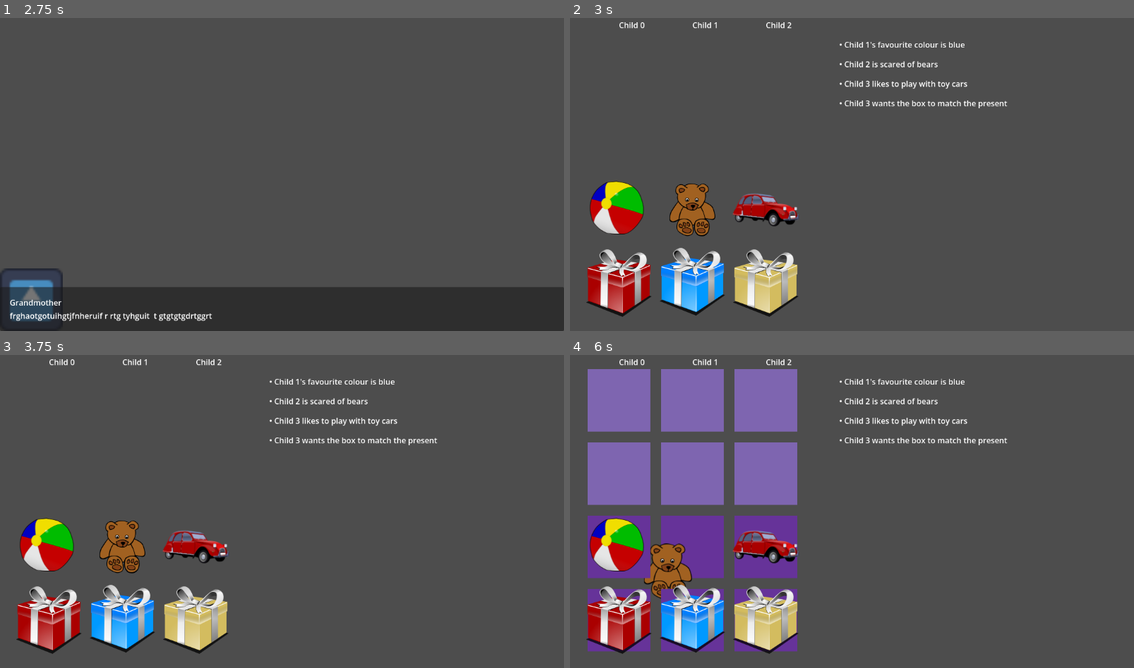
Above: before the commit, frames 1-4 (two rows, left to right).
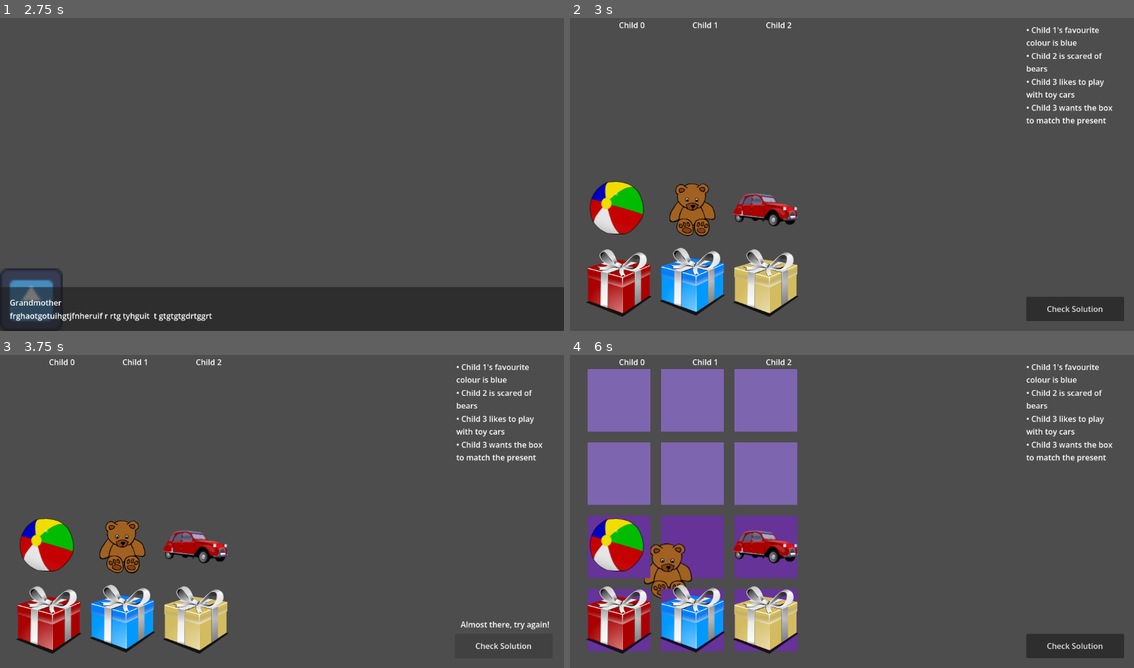
Above: after the commit, the same moments.

Repository: irisistible/ENG287-Project
Game: Godot game, scene res://Scenes/MainMenu.tscn
Same seed, same stepped clock (60 frames per second), same inputs: the game is played once before the commit and once after it. The engine's default icon, where the game draws it, is replaced by a stand-in: a white triangle on a blue panel in a dark square.
Inputs (mouse positions are in pixels of both pictures, inside the frame that each line leads up to):
- Up to frame 1 (2.75 s): click "Start Game" at 0.5 s; tap Enter at 1.25 s; move the mouse to (406, 155) at 1.27 s; press the mouse at (406, 155) at 1.28 s; release the mouse at (406, 155) at 2 s; tap Space at 2 s; drag from (169, 187) to (253, 237) at 2.02 s
- Up to frame 2 (3 s): tap Enter at 2.75 s; move the mouse to (908, 102) at 2.77 s; press the mouse at (908, 102) at 2.78 s
- Up to frame 3 (3.75 s): release the mouse at (338, 439) at 3.5 s; click (507, 646) at 3.5 s, where only the run after the commit has a clickable "Check Solution"
- Up to frame 4 (6 s): click (1077, 646) at 4.25 s, where only the run after the commit has a clickable "Check Solution"; click (1077, 646) at 5 s, where only the run after the commit has a clickable "Check Solution"; drag from (694, 545) to (620, 621) at 5.77 s

Frame 1 is identical in both runs. In frame 2, 3.0% of the frame differs, in the area x 47-99%, y 2-97%; in frame 3, 2.0%; in frame 4, 3.0%.

Commit message:
added puzzle solved scene

Diff:
--- a/Scenes/PuzzleScene.tscn
+++ b/Scenes/PuzzleScene.tscn
@@ -4,7 +4,58 @@
 [ext_resource type="PackedScene" uid="uid://bvgbi4oj44v0d" path="res://Draggable.tscn" id="3_i3onv"]
 [ext_resource type="PackedScene" uid="uid://cfxo6ia2mv0wc" path="res://Slot.tscn" id="4_kyclr"]
 
-[node name="PuzzleScene" type="Node2D" unique_id=1880579972]
+[node name="PuzzleScene" type="Node2D" unique_id=188035763]
 script = ExtResource("1_mbnby")
 draggable_scene = ExtResource("3_i3onv")
 slot_scene = ExtResource("4_kyclr")
+
+[node name="CanvasLayer" type="CanvasLayer" parent="." unique_id=1242688512]
+
+[node name="Control" type="HBoxContainer" parent="CanvasLayer" unique_id=1219859644]
+anchors_preset = 15
+anchor_right = 1.0
+anchor_bottom = 1.0
+grow_horizontal = 2
+grow_vertical = 2
+mouse_filter = 2
+
+[node name="Control" type="Control" parent="CanvasLayer/Control" unique_id=1677212923]
+layout_mode = 2
+size_flags_horizontal = 3
+mouse_filter = 2
+
+[node name="MarginContainer" type="MarginContainer" parent="CanvasLayer/Control" unique_id=1977041669]
+layout_mode = 2
+size_flags_vertical = 3
+mouse_filter = 2
+theme_override_constants/margin_left = 20
+theme_override_constants/margin_top = 20
+theme_override_constants/margin_right = 20
+theme_override_constants/margin_bottom = 20
+
+[node name="VBoxContainer" type="VBoxContainer" parent="CanvasLayer/Control/MarginContainer" unique_id=1705833227]
+layout_mode = 2
+mouse_filter = 2
+theme_override_constants/separation = 8
+
+[node name="HintsContainer" type="VBoxContainer" parent="CanvasLayer/Control/MarginContainer/VBoxContainer" unique_id=1679434477]
+layout_mode = 2
+size_flags_vertical = 3
+mouse_filter = 2
+metadata/_edit_use_anchors_ = true
+
+[node name="IncorrectLabel" type="Label" parent="CanvasLayer/Control/MarginContainer/VBoxContainer" unique_id=519061213]
+visible = false
+layout_mode = 2
+size_flags_vertical = 8
+text = "Almost there, try again!"
+horizontal_alignment = 1
+vertical_alignment = 1
+
+[node name="CheckSolutionButton" type="Button" parent="CanvasLayer/Control/MarginContainer/VBoxContainer" unique_id=705463051]
+custom_minimum_size = Vector2(200, 50)
+layout_mode = 2
+size_flags_vertical = 8
+text = "Check Solution"
+
+[connection signal="pressed" from="CanvasLayer/Control/MarginContainer/VBoxContainer/CheckSolutionButton" to="." method="_on_check_solution_button_pressed"]
--- /dev/null
+++ b/Scenes/PuzzleSolvedScene.tscn
@@ -0,0 +1,8 @@
+[gd_scene format=3 uid="uid://bvxysut2tkmyl"]
+
+[ext_resource type="Script" uid="uid://dgrvchtcgl21t" path="res://Scripts/PuzzleSolvedScene.gd" id="1_ealjm"]
+
+[node name="PuzzleSolvedScene" type="Control" unique_id=1892124183]
+layout_mode = 3
+anchors_preset = 0
+script = ExtResource("1_ealjm")
--- a/Scripts/PuzzleScene.gd
+++ b/Scripts/PuzzleScene.gd
@@ -1,6 +1,8 @@
 # PuzzleScene.gd
 class_name PuzzleScene
 extends Node2D
+
+const PUZZLE_SOLVED_SCENE = preload("res://Scenes/PuzzleSolvedScene.tscn")
 
 @export var draggable_scene: PackedScene
 @export var slot_scene: PackedScene
@@ -67,17 +69,15 @@
 	for i in puzzle_data.hints.size():
 		var label = Label.new()
 		label.text = "• " + puzzle_data.hints[i]
-		label.position = Vector2(550, i * 40 + 50)
-		add_child(label)
+		label.autowrap_mode = TextServer.AUTOWRAP_WORD
+		$CanvasLayer/Control/MarginContainer/VBoxContainer/HintsContainer.add_child(label)
+
 
 func _on_slot_changed(slot) -> void:
 	if slot.occupant == null:
 		puzzle.assign(slot.category, slot.index, -1)
 	else:
 		puzzle.assign(slot.category, slot.index, slot.occupant.index)
-
-	if puzzle.is_solved():
-		print("Puzzle solved!")
 
 func _generate_permutation(n: int) -> Array[int]:
 	# 1. Create an array from 0 to n - 1
@@ -88,3 +88,33 @@
 	permutation.shuffle()
 
 	return permutation
+
+
+func _on_check_solution_button_pressed() -> void:
+	if puzzle.is_solved():
+		_on_puzzle_solved()
+	else:
+		_on_puzzle_not_solved()
+
+func _on_puzzle_solved() -> void:
+	get_tree().change_scene_to_packed(PUZZLE_SOLVED_SCENE)
+
+func _on_puzzle_not_solved() -> void:
+	_shake_button()
+	_show_incorrect()
+
+func _shake_button() -> void:
+	var button = $CanvasLayer/Control/MarginContainer/VBoxContainer/CheckSolutionButton
+	var original_pos = button.position
+	var tween = get_tree().create_tween()
+	tween.tween_property(button, "position", original_pos + Vector2(10, 0), 0.05)
+	tween.tween_property(button, "position", original_pos - Vector2(10, 0), 0.05)
+	tween.tween_property(button, "position", original_pos + Vector2(8, 0), 0.05)
+	tween.tween_property(button, "position", original_pos - Vector2(8, 0), 0.05)
+	tween.tween_property(button, "position", original_pos, 0.05)
+
+func _show_incorrect() -> void:
+	var label = $CanvasLayer/Control/MarginContainer/VBoxContainer/IncorrectLabel
+	label.visible = true
+	await get_tree().create_timer(2.0).timeout
+	label.visible = false
--- /dev/null
+++ b/Scripts/PuzzleSolvedScene.gd
@@ -0,0 +1,18 @@
+extends Control
+
+const LEVEL_SCENE = preload("res://Scenes/Level.tscn")
+const MAIN_MENU_SCENE = preload("res://Scenes/MainMenu.tscn")
+
+func _input(event: InputEvent) -> void:
+	if not event is InputEventMouseButton:
+		return
+	if not event.pressed:
+		return
+	if event.button_index != MOUSE_BUTTON_LEFT:
+		return
+
+	if GameManager.has_next_level():
+		GameManager.next_level()
+		get_tree().change_scene_to_packed(LEVEL_SCENE)
+	else:
+		get_tree().change_scene_to_packed(MAIN_MENU_SCENE)
Not shown, added: Scripts/PuzzleSolvedScene.gd.uid
